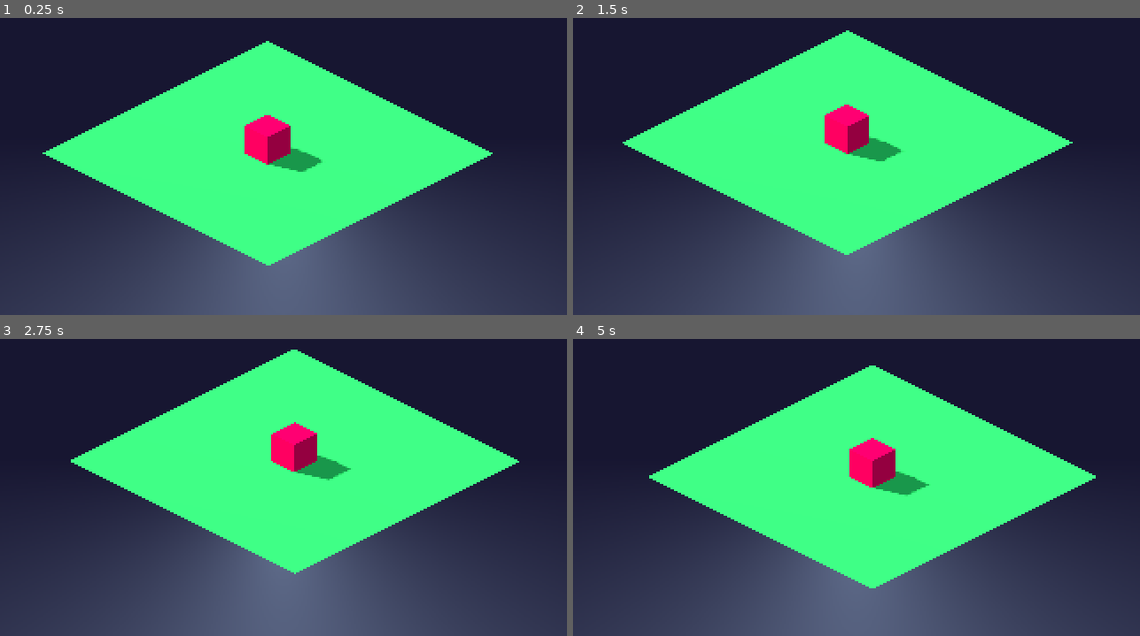
Above: before the commit, frames 1-4 (two rows, left to right).
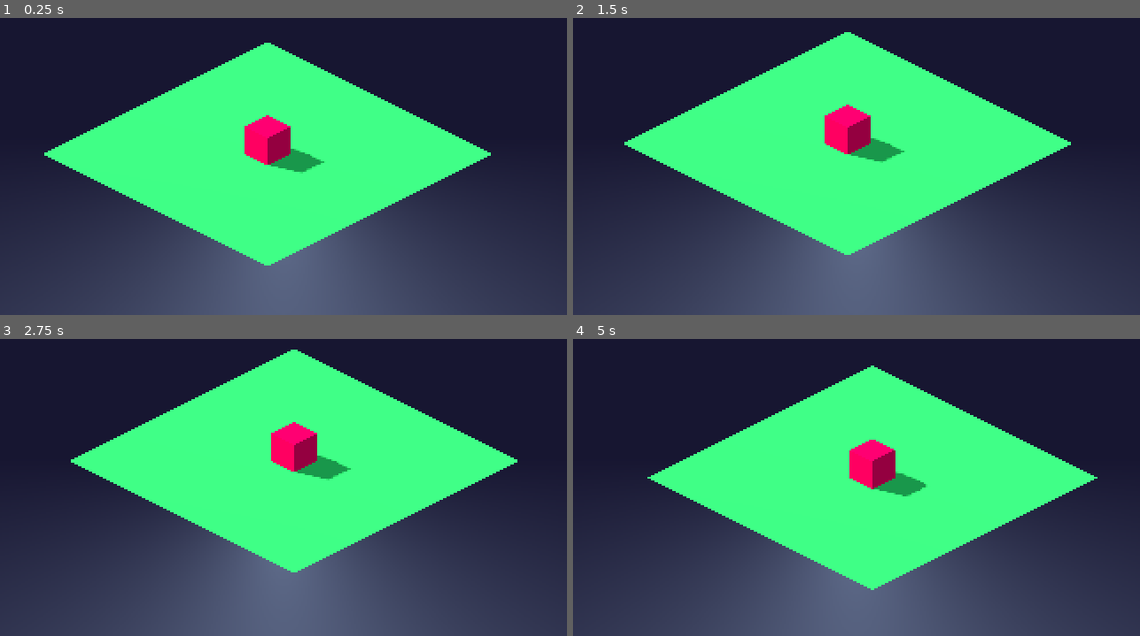
Above: after the commit, the same moments.

Repository: twopmstudios/godot-fog-point-and-click
Game: Godot game, scene res://part01/part01.tscn
The game is run twice, just before and just after one commit, with the same random seed, the same clock (stepped at 60 frames per second) and the same inputs. The project has no main scene, so this scene is started directly.
Inputs:
- Up to frame 1 (0.25 s): no input
- Up to frame 2 (1.5 s): tap S (cam_back) at 0.6 s; tap W (cam_forward) at 1.35 s
- Up to frame 3 (2.75 s): tap A (cam_left) at 2.1 s
- Up to frame 4 (5 s): tap Q (cam_orbit_left) at 2.85 s; tap E (cam_orbit_right) at 3.6 s; tap D (cam_right) at 4.35 s

The runs differ from the first frame. In frame 1, 0.5% of the frame differs, in the area x 7-87%, y 7-84%; in frame 2, 0.5%; in frame 3, 0.1%; in frame 4, 0.6%, in the area x 13-93%, y 8-85%.

Commit message:
📝 add notice about project settings override

Diff:
--- a/01-camera/part01/part01.tscn
+++ b/01-camera/part01/part01.tscn
@@ -1,10 +1,12 @@
-[gd_scene load_steps=4 format=3 uid="uid://cwljdik21usnb"]
+[gd_scene load_steps=5 format=3 uid="uid://cwljdik21usnb"]
 
 [ext_resource type="PackedScene" uid="uid://c7kjke7mmdjoa" path="res://part01/world.tscn" id="1_bk7vc"]
+[ext_resource type="Script" path="res://part01/settings_notice.gd" id="1_u71ul"]
 [ext_resource type="Script" path="res://part01/camera_rig.gd" id="2_ob2k5"]
 [ext_resource type="Script" path="res://part01/camera_3d_texel_snapped.gd" id="3_77ded"]
 
 [node name="Part01" type="Node3D"]
+script = ExtResource("1_u71ul")
 
 [node name="World" parent="." instance=ExtResource("1_bk7vc")]
 
@@ -21,4 +23,3 @@
 size = 10.0
 far = 100.0
 script = ExtResource("3_77ded")
-snap = false
--- /dev/null
+++ b/01-camera/part01/settings_notice.gd
@@ -0,0 +1,12 @@
+extends Node3D
+
+
+func _ready() -> void:
+	var override: String = ProjectSettings.get_setting("application/config/project_settings_override")
+	if override != "":
+		var lbl := Label.new()
+		lbl.text = "Hey, don't override project settings for part01 (see README.md)"
+		lbl.set_anchors_preset(Control.PRESET_FULL_RECT)
+		lbl.horizontal_alignment = HORIZONTAL_ALIGNMENT_CENTER
+		lbl.vertical_alignment = VERTICAL_ALIGNMENT_CENTER
+		self.add_child(lbl)
--- a/01-camera/part02/part02.tscn
+++ b/01-camera/part02/part02.tscn
@@ -1,5 +1,6 @@
-[gd_scene load_steps=8 format=3 uid="uid://dusboal27haub"]
+[gd_scene load_steps=9 format=3 uid="uid://dusboal27haub"]
 
+[ext_resource type="Script" path="res://part02/settings_notice2.gd" id="1_4dug7"]
 [ext_resource type="PackedScene" uid="uid://c7kjke7mmdjoa" path="res://part01/world.tscn" id="1_ep64y"]
 [ext_resource type="Script" path="res://part01/camera_rig.gd" id="2_chchu"]
 [ext_resource type="Script" path="res://part02/camera_3d_texel_snapped2.gd" id="3_vgh83"]
@@ -13,6 +14,7 @@
 viewport_path = NodePath("SubViewport")
 
 [node name="Part02" type="Node3D"]
+script = ExtResource("1_4dug7")
 
 [node name="World" parent="." instance=ExtResource("1_ep64y")]
 
--- /dev/null
+++ b/01-camera/part02/settings_notice2.gd
@@ -0,0 +1,11 @@
+extends Node3D
+
+
+func _ready() -> void:
+	var override: String = ProjectSettings.get_setting("application/config/project_settings_override")
+	if override == "":
+		var lbl := Label.new()
+		lbl.text = "Hey, maybe override project settings for part02 and part03 (see README.md)"
+		lbl.set_anchors_preset(Control.PRESET_FULL_RECT)
+		lbl.autowrap_mode = TextServer.AUTOWRAP_WORD_SMART
+		self.add_child(lbl)
--- a/01-camera/part03/part03.tscn
+++ b/01-camera/part03/part03.tscn
@@ -1,6 +1,7 @@
-[gd_scene load_steps=11 format=3 uid="uid://byv0qfl8uwfbl"]
+[gd_scene load_steps=12 format=3 uid="uid://byv0qfl8uwfbl"]
 
 [ext_resource type="PackedScene" uid="uid://c7kjke7mmdjoa" path="res://part01/world.tscn" id="1_1vvpi"]
+[ext_resource type="Script" path="res://part02/settings_notice2.gd" id="1_02ist"]
 [ext_resource type="Material" uid="uid://c7xavcy54jyrx" path="res://part03/mat_cube_moving.tres" id="2_80bph"]
 [ext_resource type="Script" path="res://part01/camera_rig.gd" id="3_307vq"]
 [ext_resource type="Script" path="res://part03/camera_3d_texel_snapped3.gd" id="4_ckly1"]
@@ -29,6 +30,7 @@
 viewport_path = NodePath("SubViewport")
 
 [node name="Part03" type="Node3D"]
+script = ExtResource("1_02ist")
 
 [node name="World" parent="." instance=ExtResource("1_1vvpi")]
 
--- a/01-camera/project.godot
+++ b/01-camera/project.godot
@@ -11,7 +11,6 @@
 [application]
 
 config/name="3d-pixel-art-in-godot-01-camera"
-config/project_settings_override="_res://part02/settings.cfg"
 config/features=PackedStringArray("4.2", "Forward Plus")
 
 [debug]
Not shown, changed: README.md
